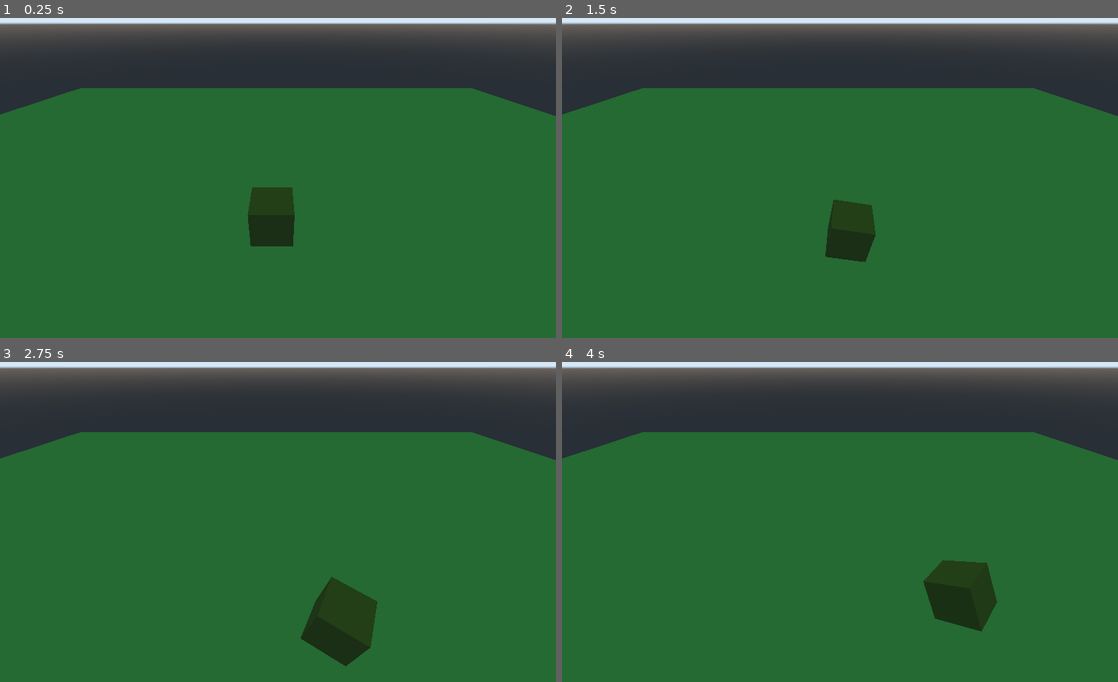
Above: before the commit, frames 1-4 (two rows, left to right).
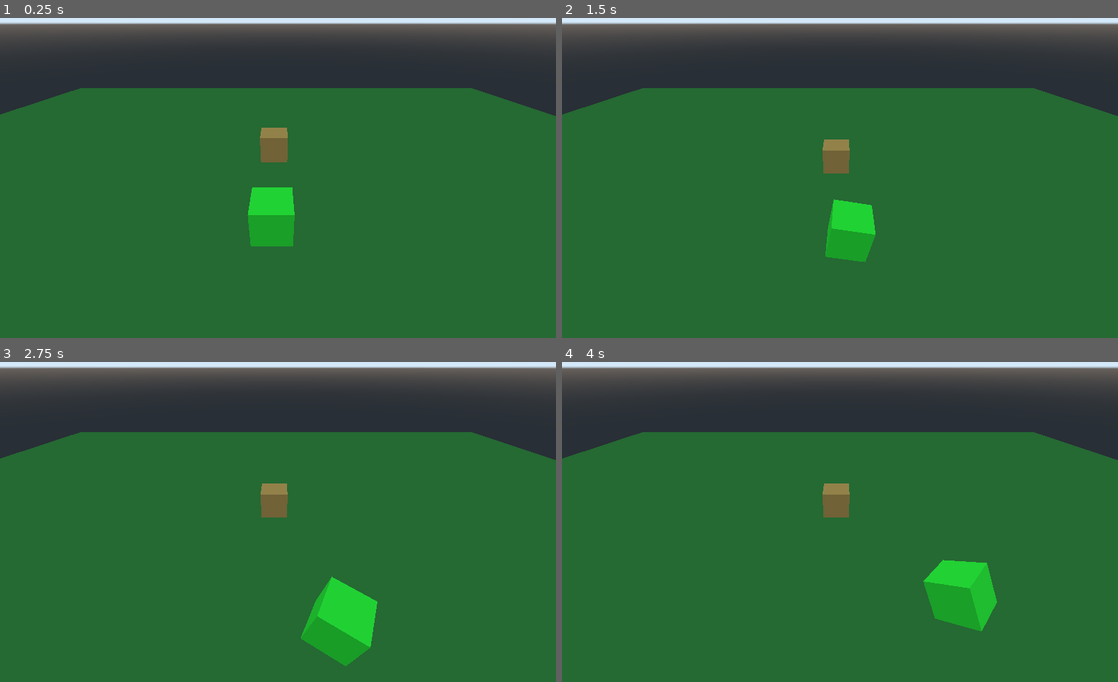
Above: after the commit, the same moments.

Repository: daltonteague/GMTK-Jam-2021
Game: Godot game, scene res://scenes/StartScene.tscn
Two runs of this game, one before a commit and one after it. Both use one fixed random seed, a clock stepped at 60 frames per second and the inputs below.
Inputs:
- Up to frame 1 (0.25 s): no input
- Up to frame 2 (1.5 s): hold D (move_right) 0.53-1.28 s; hold S (move_backward) from 1.28 s (still down)
- Up to frame 3 (2.75 s): release S (move_backward) at 2.03 s; hold D (move_right) from 2.03 s (still down)
- Up to frame 4 (4 s): release D (move_right) at 2.78 s; hold W (move_forward) 2.78-3.53 s; hold A (move_left) from 3.53 s (still down)

The runs differ from the first frame. In frame 1, 2.0% of the frame differs, in the area x 44-53%, y 34-72%; in frame 2, 1.9%; in frame 3, 2.9%, in the area x 46-68%, y 37-96%; in frame 4, 2.7%.

Commit message:
Add character entity

Diff:
--- /dev/null
+++ b/materials/Human.tres
@@ -0,0 +1,5 @@
+[gd_resource type="SpatialMaterial" format=2]
+
+[resource]
+resource_local_to_scene = true
+albedo_color = Color( 0.894118, 0.619608, 0.298039, 1 )
--- /dev/null
+++ b/materials/Zombie.tres
@@ -0,0 +1,4 @@
+[gd_resource type="SpatialMaterial" format=2]
+
+[resource]
+albedo_color = Color( 0.203922, 0.270588, 0.0627451, 1 )
--- a/project.godot
+++ b/project.godot
@@ -7,6 +7,16 @@
 ;   param=value ; assign values to parameters
 
 config_version=4
+
+_global_script_classes=[ {
+"base": "Node",
+"class": "State",
+"language": "GDScript",
+"path": "res://scripts/Characters/States/State.gd"
+} ]
+_global_script_class_icons={
+"State": ""
+}
 
 [application]
 
--- /dev/null
+++ b/scenes/Character.tscn
@@ -0,0 +1,37 @@
+[gd_scene load_steps=7 format=2]
+
+[ext_resource path="res://scripts/Characters/States/Passive.gd" type="Script" id=1]
+[ext_resource path="res://scripts/Characters/States/Zombie.gd" type="Script" id=2]
+[ext_resource path="res://scripts/Characters/States/StateMachine.gd" type="Script" id=3]
+[ext_resource path="res://materials/Human.tres" type="Material" id=4]
+
+[sub_resource type="CubeMesh" id=1]
+resource_local_to_scene = true
+material = ExtResource( 4 )
+
+[sub_resource type="BoxShape" id=2]
+
+[node name="BaseCharacter" type="RigidBody"]
+transform = Transform( 1, 0, 0, 0, 1, 0, 0, 0, 1, 0, 4.61918, 0 )
+script = ExtResource( 3 )
+
+[node name="Skin" type="MeshInstance" parent="."]
+transform = Transform( 2, 0, 0, 0, 2, 0, 0, 0, 2, 0, 0, 0 )
+mesh = SubResource( 1 )
+material/0 = null
+
+[node name="CollisionShape" type="CollisionShape" parent="."]
+transform = Transform( 2, 0, 0, 0, 2, 0, 0, 0, 2, 0, 0, 0 )
+shape = SubResource( 2 )
+
+[node name="States" type="Node" parent="."]
+
+[node name="Passive" type="Node" parent="States"]
+script = ExtResource( 1 )
+
+[node name="Zombie" type="Node" parent="States"]
+script = ExtResource( 2 )
+
+[node name="Agressive" type="Node" parent="States"]
+
+[node name="Dead" type="Node" parent="States"]
--- a/scenes/StartScene.tscn
+++ b/scenes/StartScene.tscn
@@ -1,6 +1,7 @@
-[gd_scene load_steps=8 format=2]
+[gd_scene load_steps=6 format=2]
 
-[ext_resource path="res://scripts/ZombieController.gd" type="Script" id=1]
+[ext_resource path="res://scenes/Character.tscn" type="PackedScene" id=1]
+[ext_resource path="res://scripts/CharacterController.gd" type="Script" id=2]
 
 [sub_resource type="SpatialMaterial" id=1]
 albedo_color = Color( 0.227451, 0.501961, 0.196078, 1 )
@@ -11,14 +12,6 @@
 
 [sub_resource type="BoxShape" id=3]
 extents = Vector3( 3, 0.0147195, 3 )
-
-[sub_resource type="SpatialMaterial" id=4]
-albedo_color = Color( 0.207843, 0.294118, 0.027451, 1 )
-
-[sub_resource type="CubeMesh" id=5]
-material = SubResource( 4 )
-
-[sub_resource type="BoxShape" id=6]
 
 [node name="World" type="Spatial"]
 
@@ -33,18 +26,17 @@
 [node name="CollisionShape" type="CollisionShape" parent="Ground"]
 shape = SubResource( 3 )
 
-[node name="Zombie" type="RigidBody" parent="."]
-transform = Transform( 1, 0, 0, 0, 1, 0, 0, 0, 1, 0, 4.61918, 0 )
-script = ExtResource( 1 )
-
-[node name="MeshInstance" type="MeshInstance" parent="Zombie"]
-transform = Transform( 2, 0, 0, 0, 2, 0, 0, 0, 2, 0, 0, 0 )
-mesh = SubResource( 5 )
-material/0 = null
-
-[node name="CollisionShape" type="CollisionShape" parent="Zombie"]
-transform = Transform( 2, 0, 0, 0, 2, 0, 0, 0, 2, 0, 0, 0 )
-shape = SubResource( 6 )
-
 [node name="Camera" type="Camera" parent="."]
 transform = Transform( 1, 0, 0, 0, 0.836047, 0.548658, 0, -0.548658, 0.836047, 0.581663, 20.0702, 16.6797 )
+
+[node name="Player" type="Spatial" parent="."]
+script = ExtResource( 2 )
+starting_state = "Zombie"
+
+[node name="Char" parent="Player" instance=ExtResource( 1 )]
+
+[node name="Player2" type="Spatial" parent="."]
+transform = Transform( 1, 0, 0, 0, 1, 0, 0, 0, 1, 0, 0, -16 )
+script = ExtResource( 2 )
+
+[node name="Char" parent="Player2" instance=ExtResource( 1 )]
--- /dev/null
+++ b/scripts/CharacterController.gd
@@ -0,0 +1,14 @@
+extends Spatial
+
+onready var state_machine = get_child(0)
+
+export var starting_state = "Passive"
+
+# Called when the node enters the scene tree for the first time.
+func _ready():
+	state_machine.change_state(starting_state)
+
+
+# Called every frame. 'delta' is the elapsed time since the previous frame.
+#func _process(delta):
+#	pass
--- /dev/null
+++ b/scripts/Characters/States/Passive.gd
@@ -0,0 +1,10 @@
+extends State
+
+func enter():
+	print("im passive :D")
+
+	pass
+
+func exit():
+	print("im not passive D:")
+	pass
--- /dev/null
+++ b/scripts/Characters/States/State.gd
@@ -0,0 +1,8 @@
+extends Node
+class_name State
+
+func enter():
+	pass
+
+func exit():
+	pass
--- /dev/null
+++ b/scripts/Characters/States/StateMachine.gd
@@ -0,0 +1,34 @@
+extends Node
+
+onready var states = {
+	"Passive" : $States/Passive,
+	"Zombie" : $States/Zombie
+#	"Aggressive" : $Aggressive,
+#	"Dead" : $Dead
+}
+
+var current_state
+
+func _ready():
+	for state in states:
+		exit_state(states[state])
+		# Connect state signal here
+
+func change_state(next_state):
+	print(get_parent().get_name() + " changing state " + next_state)
+	var prev_state = current_state
+	if next_state:
+		current_state = states[next_state]
+	if prev_state:
+		exit_state(prev_state)
+	enter_state(current_state)
+
+func enter_state(state):
+	state.set_process(true)
+	state.set_physics_process(true)
+	state.enter()
+
+func exit_state(state):
+	state.set_process(false)
+	state.set_physics_process(false)
+	state.exit()
--- a/scripts/ZombieController.gd
+++ b/scripts/Characters/States/Zombie.gd
@@ -1,14 +1,15 @@
-extends RigidBody
+extends State
 
+onready var host = get_parent().get_parent()
 
-# Declare member variables here. Examples:
 var move_speed = 700
 var max_speed = 12000
 
 var tumble_magnitude = 1
 
-# Called when the node enters the scene tree for the first time.
-func _ready():
+func enter():
+	print("entering zombo")
+	change_skin_color()
 	pass
 
 # Called every frame. 'delta' is the elapsed time since the previous frame.
@@ -23,8 +24,13 @@
 		Input.get_action_strength("move_backward") - Input.get_action_strength("move_forward")
 	).normalized() * move_speed * delta
 
-	add_force(input, Vector3(0, tumble_magnitude, 0))
+	host.add_force(input, Vector3(0, tumble_magnitude, 0))
 
 func _integrate_forces(state):
 	if state.linear_velocity.length() > max_speed:
 		state.linear_velocity=state.linear_velocity.normalized() * max_speed
+
+func change_skin_color():
+	var mat = host.get_node("Skin").get_mesh().surface_get_material(0)
+	mat.albedo_color = Color(.2, 1, .2, 1)
+	host.get_node("Skin").get_mesh().surface_set_material(0, mat)
